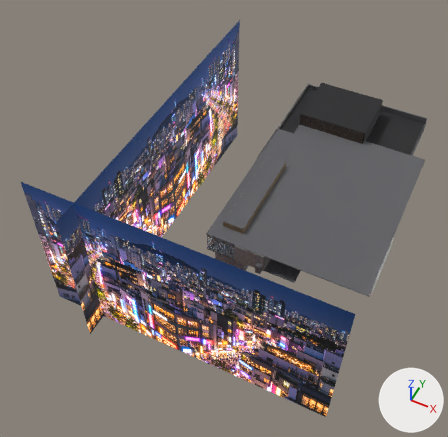
Before and after pictures for a commit that changed the Blender file app/blender/cinema.blend.
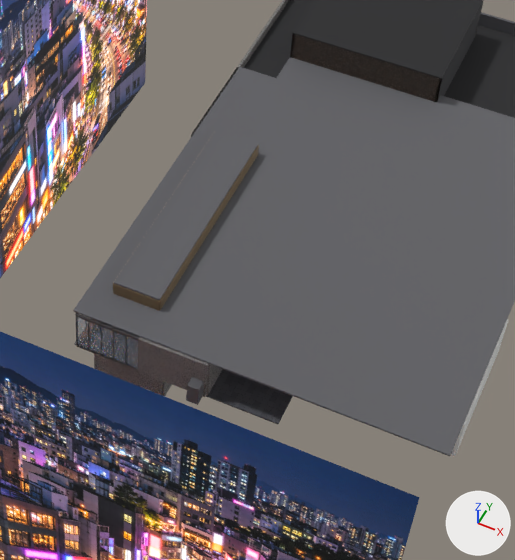
There are two pictures of each version: one whole from a camera (50 mm lens) standing at (45.0, -144.9, 113.8) and looking at (-0.4, -54.1, 0.3), one close up on the part from 39% to 89% of the width and 23% to 78% of the height. The lights are fixed; the arrows at lower right show +X, +Y and +Z. The older version's two pictures come first.

Before the edit, the objects in view are built like this:
```python
me_c_lobby_w = bpy.data.meshes.new('C_lobby_w')
me_c_lobby_w.from_pydata(...)  # 96 vertices, 72 faces; spans x 0.0..38.6, y -64.0..-16.9, z -0.8..6.8
me_c_lobby_w.materials.append(mat_ceiling_gray)  # dark grey #616165
me_f_lobby_w = bpy.data.meshes.new('F_lobby_w')
me_f_lobby_w.from_pydata(...)  # a box spanning x 0.0..2.5, y -64.0..-22.4, z -0.2..0.0; a box spanning x 7.3..22.3, y -64.0..-22.4, z -0.2..0.0; a box spanning x 2.5..7.3, y -37.8..-22.4, z -0.2..0.0; a box spanning x 2.5..7.3, y -64.0..-59.8, z -0.2..0.0; a box spanning x 22.3..38.6, y -48.2..-45.8, z -0.2..0.0; a box spanning x 22.3..24.0, y -45.8..-26.6, z -0.2..0.0; a box spanning x 14.6..16.0, y -22.4..-19.6, z -0.2..0.0
me_f_lobby_w.materials.append(mat_floor_dark)  # picture img_floor_dark_jpg
me_w_glass = bpy.data.meshes.new('W_glass')
me_w_glass.from_pydata(...)  # 48 vertices, 36 faces; spans x 0.3..7.3, y -64.2..-35.2, z 0.0..5.0
me_w_glass.materials.append(mat_glass)  # pale blue #cbe1ed
ob_static_ceiling_gray_c0f0 = bpy.data.objects.new('STATIC_ceiling_gray_c0f0', me_c_lobby_w)
ob_static_ceiling_gray_c0f0.location = (0.0, 0.0, 0.0)
ob_static_floor_dark_c0f1 = bpy.data.objects.new('STATIC_floor_dark_c0f1', me_f_lobby_w)
ob_static_floor_dark_c0f1.location = (0.0, 0.0, 0.0)
ob_static_glass_c1f0 = bpy.data.objects.new('STATIC_glass_c1f0', me_w_glass)
ob_static_glass_c1f0.location = (0.0, 0.0, 0.0)
# also in view: 'STATIC_wall_white_c1f0' at (30.8, -36.8, 2.5); 'STATIC_ceiling_dark_c0f0' at (17.2, -11.4, 6.0); 'STATIC_wall_stone_c1f0' at (19.2, -32.3, 2.5); 'STATIC_bronze_c0f0' at (5.1, -47.7, 3.3); 'STATIC_wall_stone_c0f0' at (14.1, -30.9, -1.0)
```
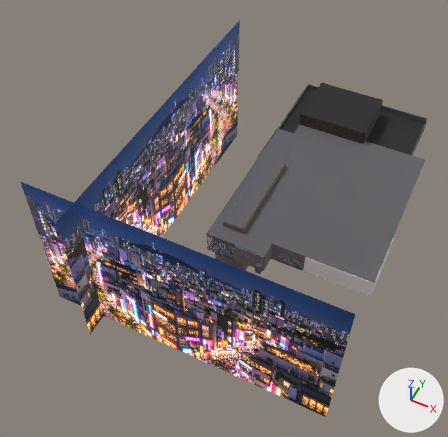
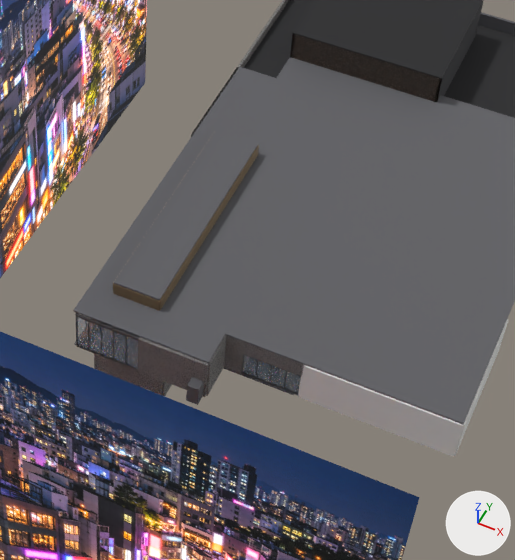
Location of each change, (x1, y1, x2, y2) in pixels of the close-ups (515 x 560 px; the box of a moved part takes in the faces that stretch with it):
'STATIC_ceiling_gray_c0f0', reshaped: before (73, 57, 515, 456); after (73, 57, 515, 424)
'STATIC_floor_dark_c0f1', reshaped (mostly hidden afterwards): before (75, 321, 293, 424); after (75, 321, 294, 396)
part 1 of me_f_lobby_w, moved or reshaped (not visible before): after (224, 368, 294, 395)
part 2 of me_f_lobby_w, deleted: before (206, 369, 293, 424)
part 3 of me_c_lobby_w, cut back: before (207, 332, 464, 456); after (207, 332, 464, 424)
'STATIC_wall_white_c1f0', unchanged, uncovered by the edit: before (450, 319, 508, 457); after (298, 319, 508, 457)

The edits, one by one:
me_f_lobby_w is used by ob_static_floor_dark_c0f1; location (0.0, 0.0, 0.0).
me_f_lobby_w had 56 vertices, 42 faces and spanned x 0.0..38.6, y -64.0..-19.6, z -0.2..0.0.
me_f_lobby_w now has 64 vertices, 48 faces and spans x 0.0..38.6, y -64.0..-22.4, z -0.2..0.0.
me_f_lobby_w part 1: 6 vertices removed from x 14.6..16.0, y -22.4..-19.6, z -0.2..0.0; 6 vertices added at x 14.6..22.3, y -60.0..-22.4, z -0.2..0.0.
me_f_lobby_w part 2: 2 vertices removed from x 22.3, y -64.0, z -0.2..0.0.
Other edits to the shape of me_f_lobby_w do not show in these pictures.
me_c_lobby_w is used by ob_static_ceiling_gray_c0f0; location (0.0, 0.0, 0.0).
me_c_lobby_w had 96 vertices, 72 faces and spanned x 0.0..38.6, y -64.0..-16.9, z -0.8..6.8.
me_c_lobby_w now has 112 vertices, 84 faces and spans x 0.0..38.6, y -64.0..-16.9, z -0.8..6.8.
me_c_lobby_w part 3: 2 vertices removed from x 38.6, y -64.0, z 5.0..5.2; 10 vertices added at x 14.6..38.6, y -64.0..-22.5, z 5.0..5.2.
Other edits to the shape of me_c_lobby_w do not show in these pictures.
